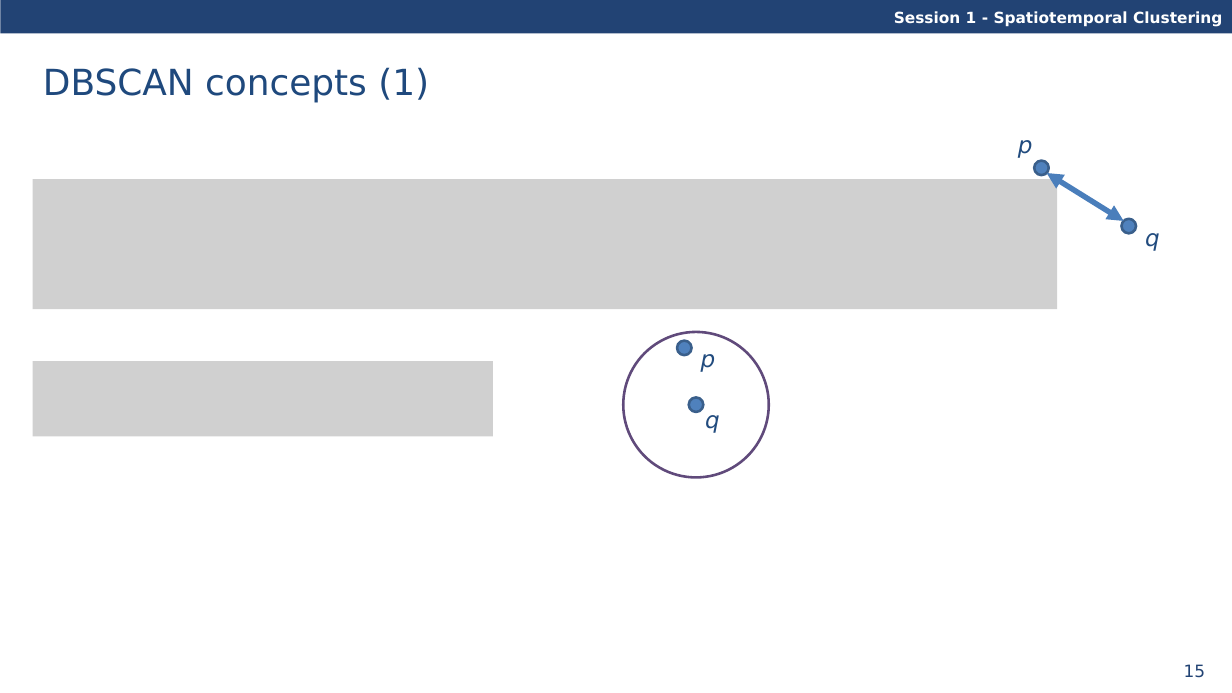
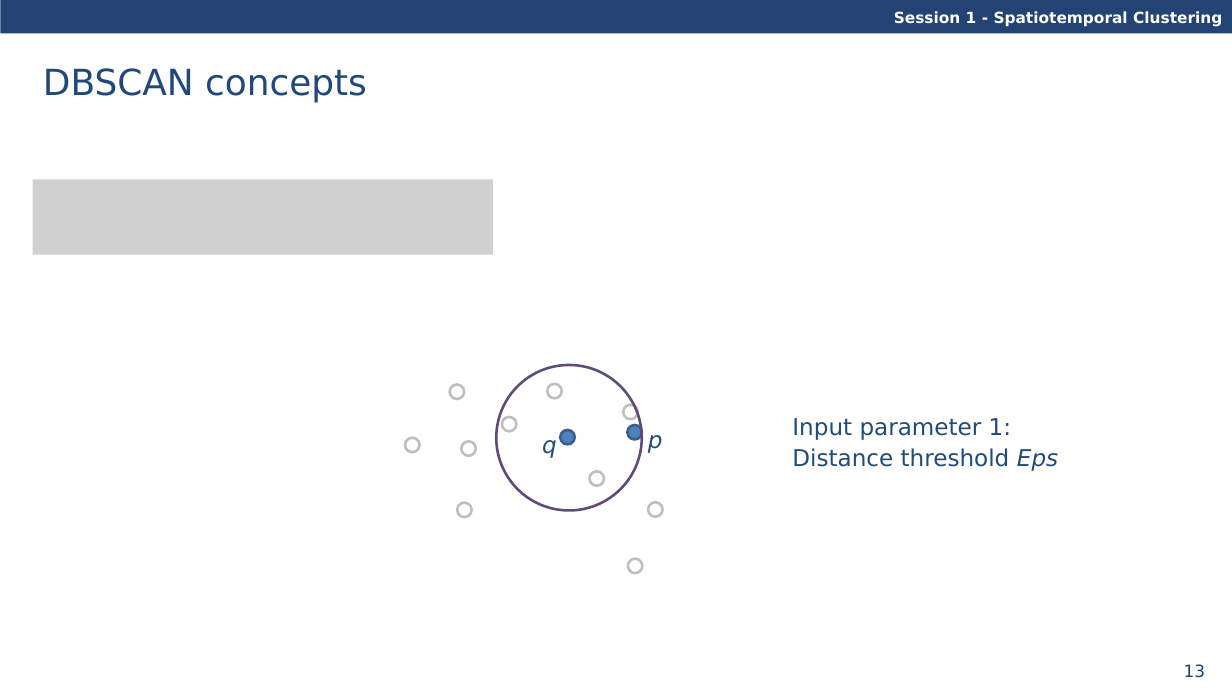
Before and after one commit to davidfrantz/covid19, a slide deck: slide 13 of material/spatio-temporal-clustering.pptx (slide 15 before the commit). Drawn at 1232x693 pixels with LibreOffice and Linux fonts; fonts in the diff are those of the drawing; grey boxes stand for pictures. Boxes give left, top, right and bottom in pixels: in the first picture for what was removed or moved away, otherwise in the second. Text is boxed around its words. In the diff, an @@ line names an element or a change of style, - is before the commit and + after.

```diff
--- a/material/spatio-temporal-clustering.pptx
+++ b/material/spatio-temporal-clustering.pptx
@@ title at <box>43,68,367,103</box>: text changed @@
-DBSCAN concepts (1)
+DBSCAN concepts
@@ picture removed at <box>32,179,1057,310</box> @@
@@ picture added at <box>32,179,493,254</box> @@
@@ group removed at <box>1018,140,1160,251</box>: 2 ellipses, 2 texts, 1 double arrow @@
-p
-q
@@ picture removed at <box>32,361,493,436</box> @@
@@ ellipse added at <box>450,384,465,399</box>, outline #BFBFBF 2 pt @@
@@ ellipse: place and size @@
-ellipse at <box>624,332,769,477</box>
+ellipse at <box>496,365,641,510</box>
@@ ellipse added at <box>547,384,562,398</box>, outline #BFBFBF 2 pt @@
@@ ellipse added at <box>502,417,517,432</box>, outline #BFBFBF 2 pt @@
@@ ellipse added at <box>624,405,639,420</box>, outline #BFBFBF 2 pt @@
@@ text added at <box>792,418,1058,471</box>, 18 pt, text #214B7E @@
+Input parameter 1:
+Distance threshold Eps
@@ ellipse added at <box>405,438,420,453</box>, outline #BFBFBF 2 pt @@
@@ ellipse added at <box>461,442,476,457</box>, outline #BFBFBF 2 pt @@
@@ text "q": place and size @@
-text "q" at <box>705,415,720,433</box>
+text "q" at <box>542,440,557,458</box>
@@ ellipse: place and size @@
-ellipse at <box>677,341,692,356</box>
+ellipse at <box>560,430,575,445</box>
@@ ellipse: place and size @@
-ellipse at <box>689,397,703,412</box>
+ellipse at <box>628,425,642,440</box>
@@ text "p": place and size @@
-text "p" at <box>701,354,716,372</box>
+text "p" at <box>648,435,663,453</box>
@@ ellipse added at <box>590,471,604,486</box>, outline #BFBFBF 2 pt @@
@@ ellipse added at <box>457,503,472,518</box>, outline #BFBFBF 2 pt @@
@@ ellipse added at <box>648,503,663,518</box>, outline #BFBFBF 2 pt @@
@@ ellipse added at <box>628,559,643,574</box>, outline #BFBFBF 2 pt @@
@@ page number at <box>1184,664,1206,678</box>: text changed @@
-15
+13
```
Also in this commit, not shown: 23 other slides changed, 5 slides added, 4 slides removed, 1 other file.
